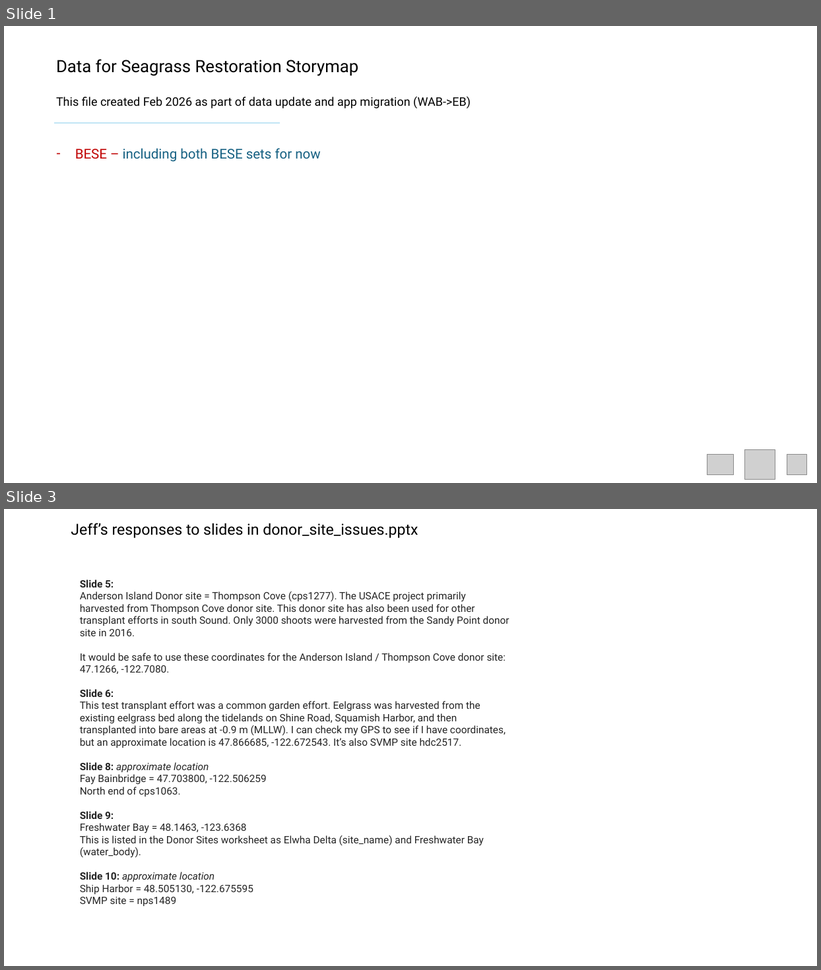
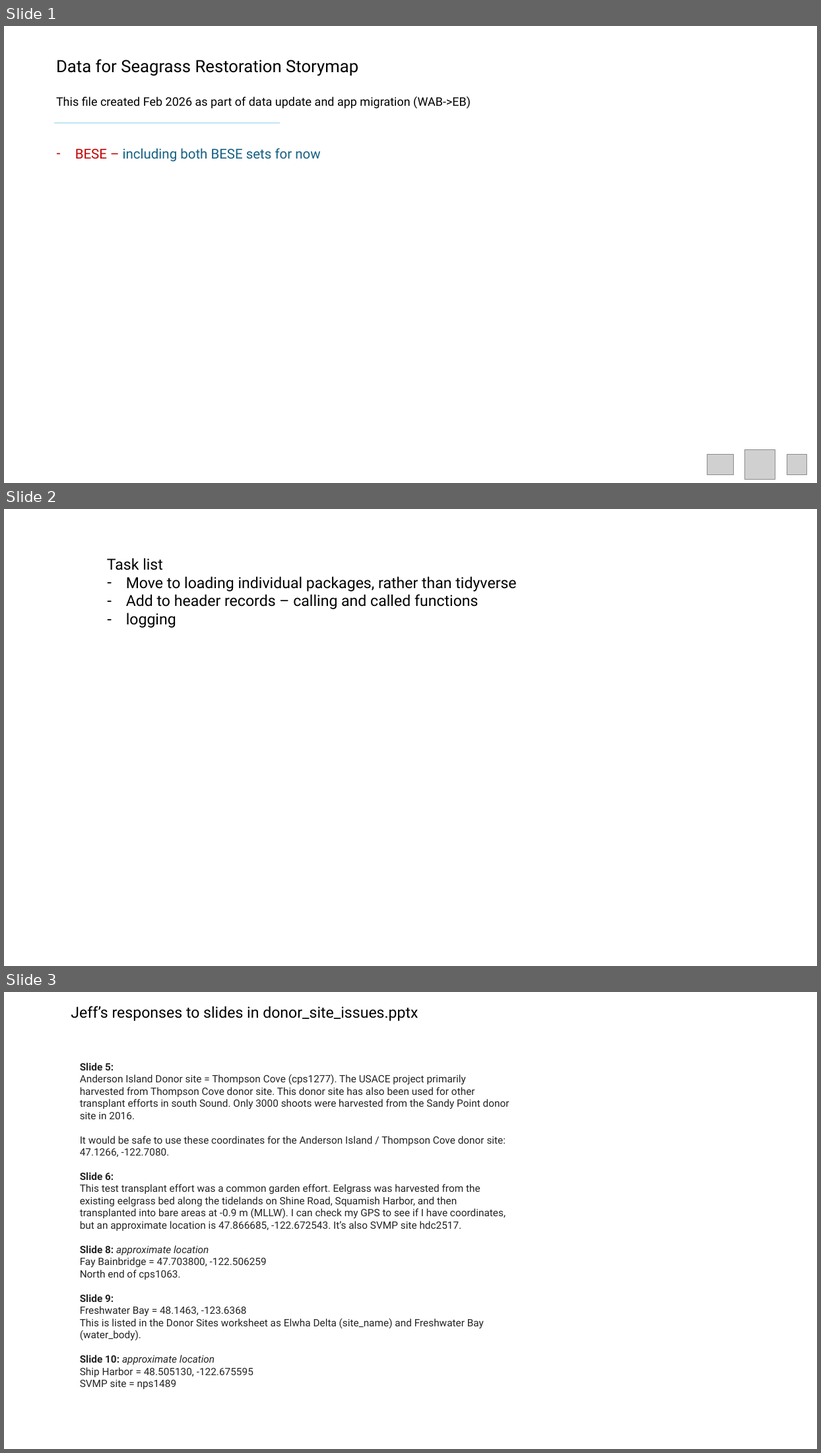
Before and after one commit to WA-Nearshore/seagrass-restoration-processing, a slide deck: docs/seagrass_restoration_storymap_notes.pptx. Shown one above the other, each under a label of ours: slides 1 and 3 before the commit, slides 1, 2 and 3 after it; the slides between them are not shown. The pictures are 821x970 and 821x1453 pixels, drawn with LibreOffice and Linux fonts; fonts in the diff are those of the drawing; grey boxes stand for pictures. Boxes give left, top, right and bottom in pixels: in the first picture for what was removed or moved away, otherwise in the second. Text is boxed around its words. In the diff, an @@ line names an element or a change of style, - is before the commit and + after.

```diff
--- a/docs/seagrass_restoration_storymap_notes.pptx
+++ b/docs/seagrass_restoration_storymap_notes.pptx
@@ slide 2 added at [4,509,817,966], background #FFFFFF @@
@@ text added at [107,558,516,628], 18 pt, text #000000 @@
+Task list
+– Move to loading individual packages, rather than tidyverse
+– Add to header records – calling and called functions
+– logging
```
Also in this commit, not shown: 1 slide removed, 8 other files.
